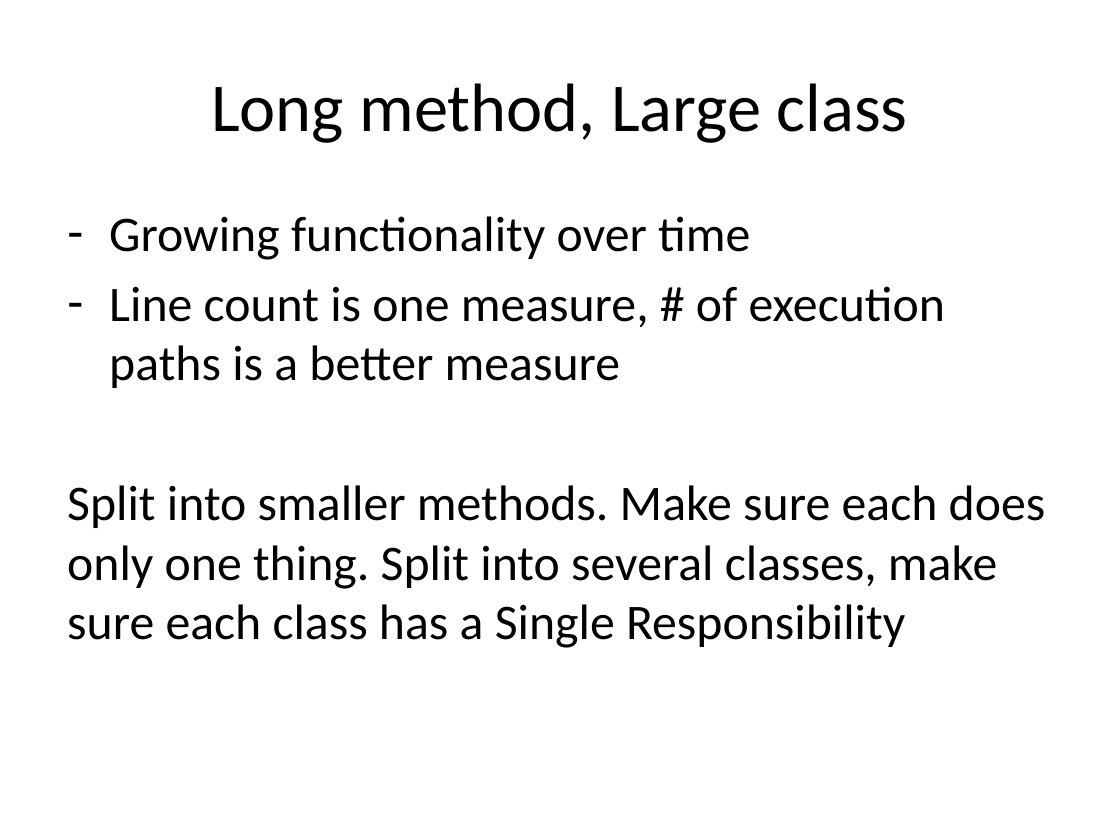
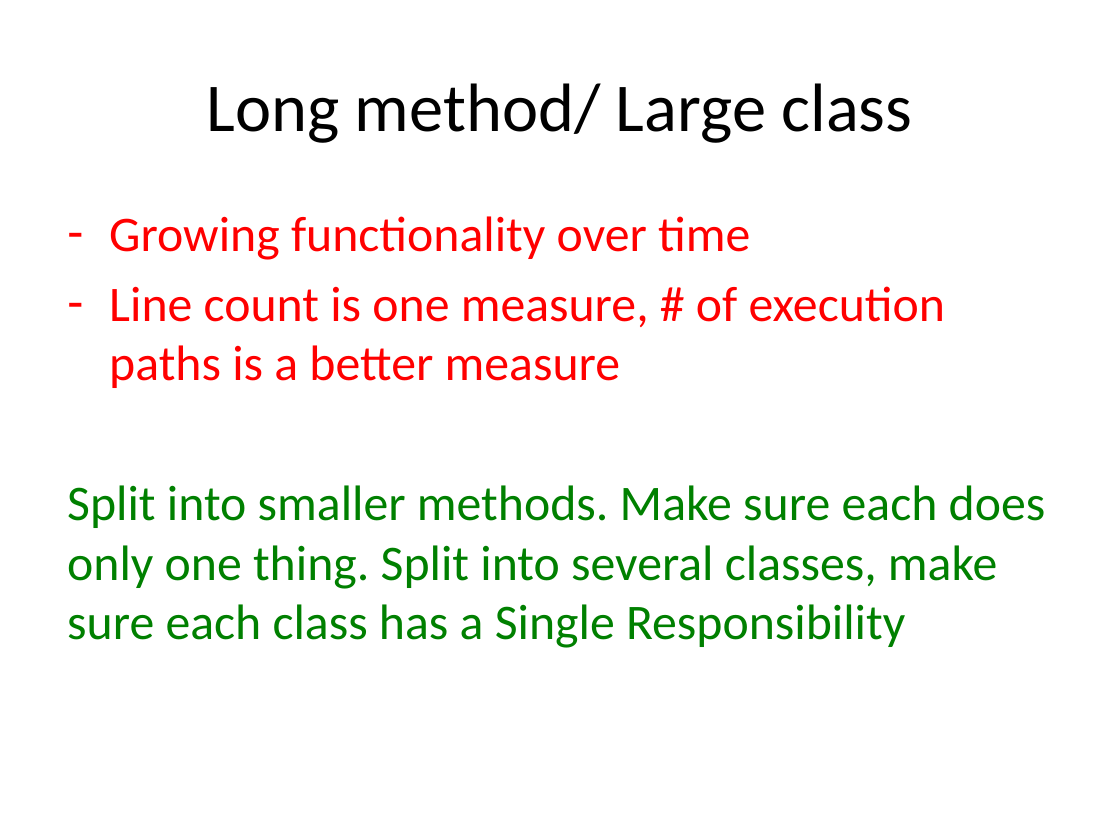
Before and after one commit to nerdschoolbergen/code-smells, a slide deck: slide 6 of code_smells.pptx. Drawn at 1120x840 pixels with LibreOffice and Linux fonts; fonts in the diff are those of the drawing. Boxes give left, top, right and bottom in pixels: in the first picture for what was removed or moved away, otherwise in the second. Text is boxed around its words. In the diff, an @@ line names an element or a change of style, - is before the commit and + after.

```diff
--- a/code_smells.pptx
+++ b/code_smells.pptx
@@ title at bbox=[206, 83, 913, 143]: text changed @@
-Long method, Large class
+Long method/ Large class
@@ text "Growing functionality over time" at bbox=[67, 216, 1046, 648]: text colour #000000 to #FF0000 in "Growing functionality over time", "Line count is one measure, # of ..."; text colour #000000 to #008000 in "Split into smaller methods. Make sure each ..." @@
```
Also in this commit, not shown: 10 other slides changed, 2 slides added, 1 slide removed, 1 other file.
